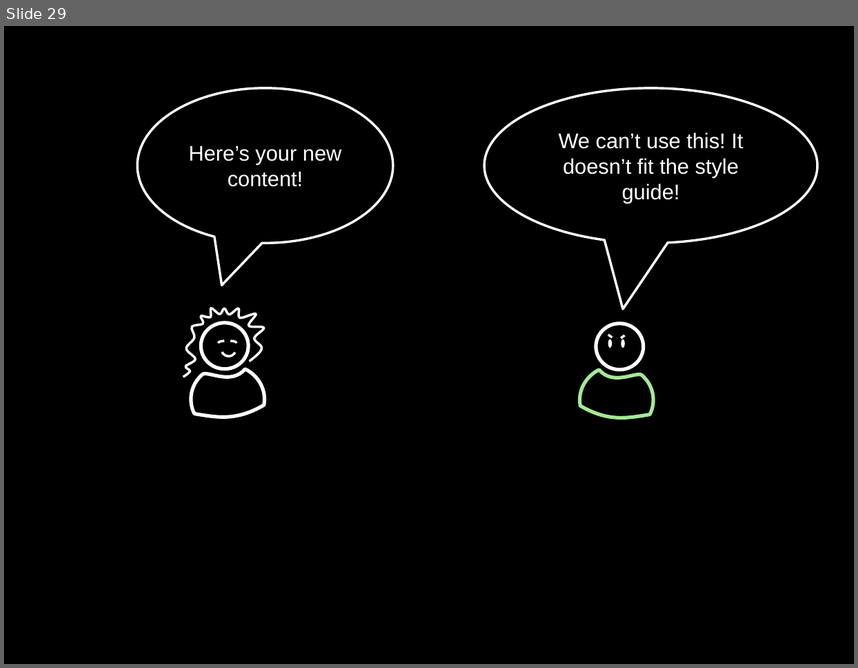
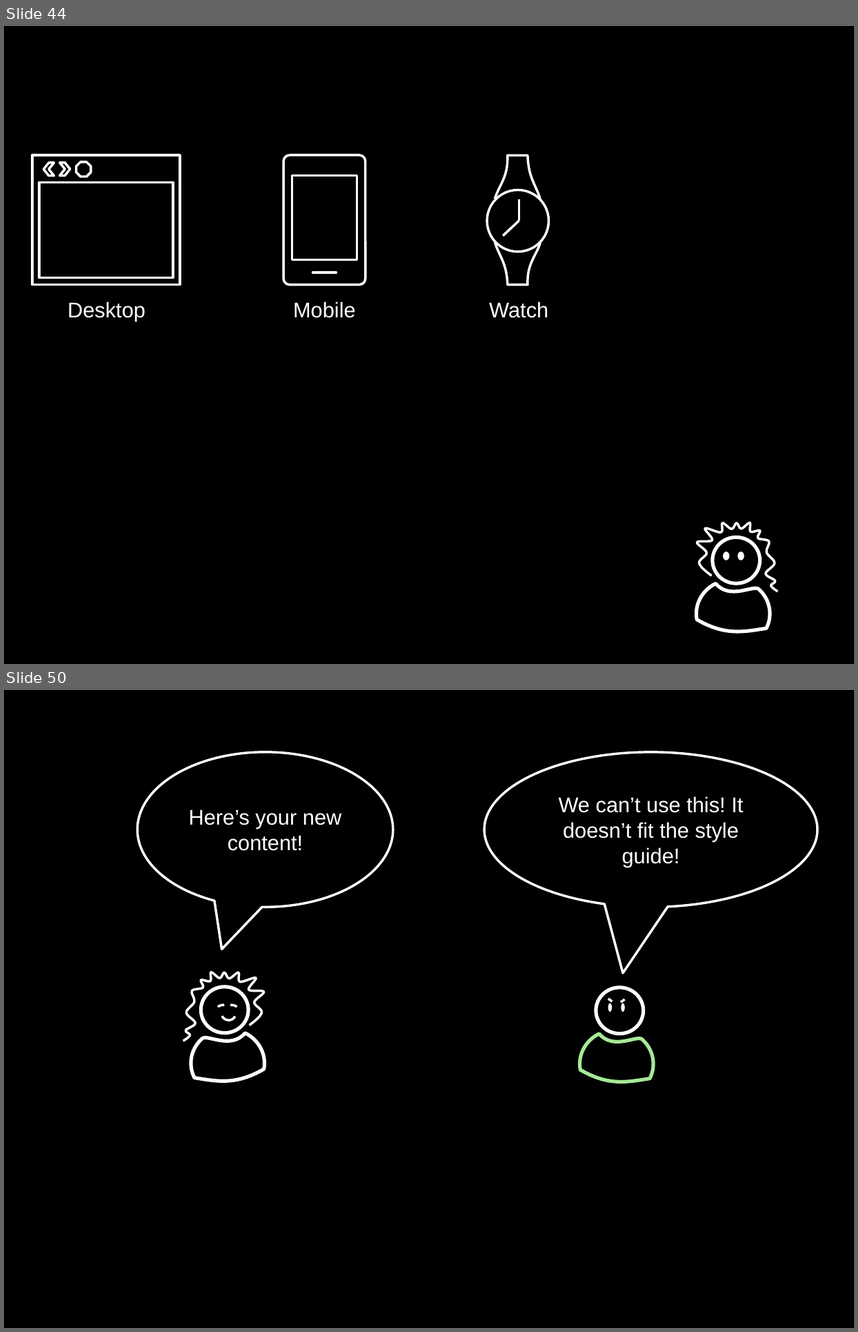
Before and after one commit to socketwench/introToContentTypes, a slide deck: src/introToContentTypes.pptx. Shown one above the other, each under a label of ours: slide 29 before the commit, slides 44 and 50 after it; the slides between them are not shown. The pictures are 858x668 and 858x1332 pixels, drawn with LibreOffice and Linux fonts; fonts in the diff are those of the drawing. Boxes give left, top, right and bottom in pixels: in the first picture for what was removed or moved away, otherwise in the second. Text is boxed around its words. In the diff, an @@ line names an element or a change of style, - is before the commit and + after.

```diff
--- a/src/introToContentTypes.pptx
+++ b/src/introToContentTypes.pptx
@@ slide 44 added at [4,26,854,664], background #000000 @@
@@ group added at [32,155,180,321]: 2 rectangles, 2 chevrons, 1 octagon, 1 text @@
+Desktop
@@ group added at [283,155,366,318]: 1 rounded rectangle, 1 rectangle, 1 line, 1 text @@
+Mobile
@@ group added at [487,155,549,318]: 2 lines, 2 freeform shapes, 1 ellipse, 1 text @@
+Watch
@@ freeform shape added at [697,522,777,591], outline #FFFFFF 2 pt @@
@@ ellipse added at [713,537,760,583], outline #FFFFFF 3 pt @@
@@ ellipse added at [723,551,730,560], fill #FFFFFF @@
@@ ellipse added at [737,551,744,560], fill #FFFFFF @@
@@ freeform shape added at [697,583,771,631], outline #FFFFFF 3 pt @@
@@ what was slide 29 is now slide 50 @@
```
Also in this commit, not shown: 1 slide changed, 19 other slides added, 15 other files.
